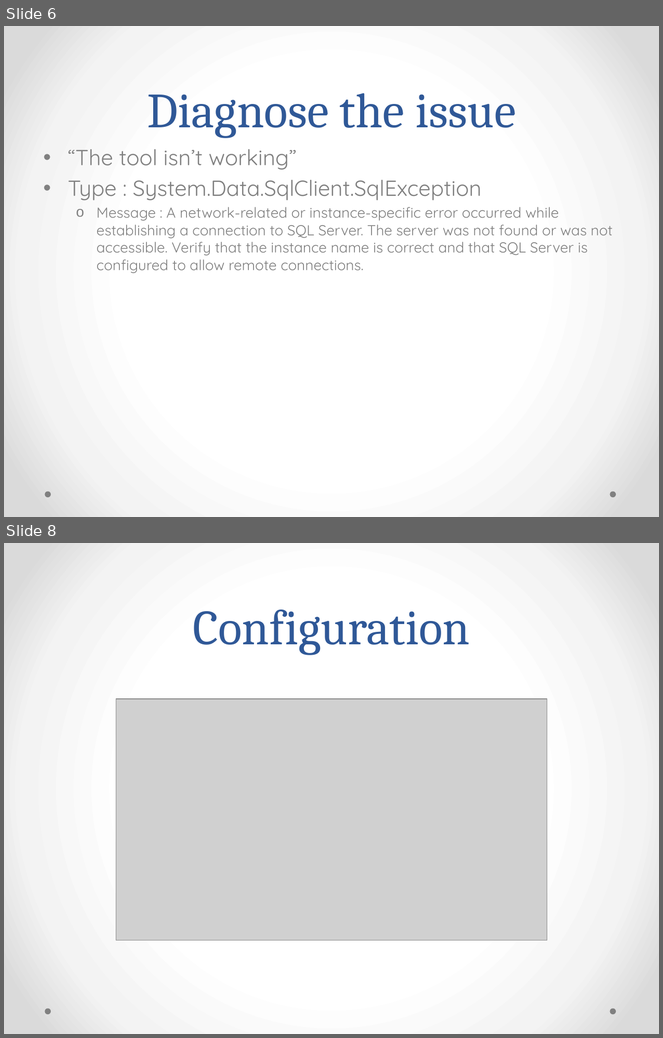
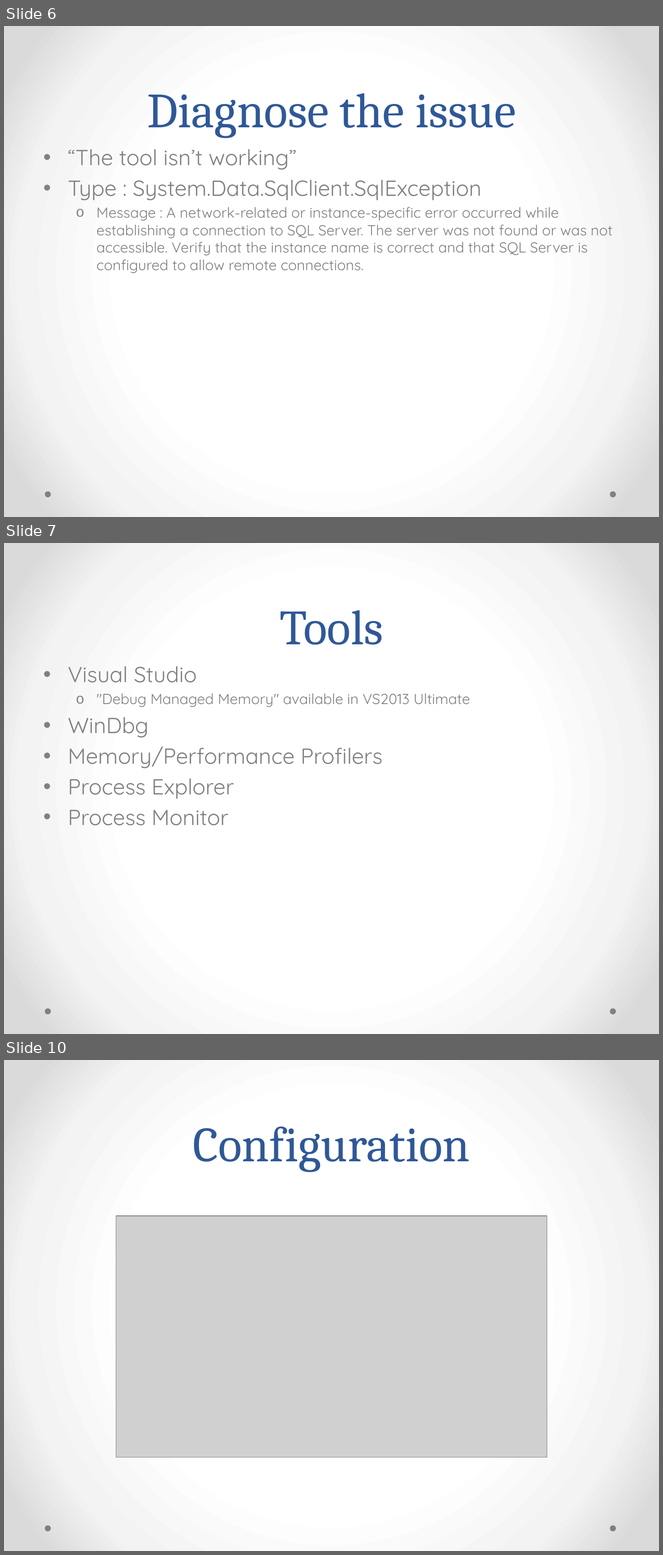
Before and after one commit to RyanHauert/presentations-debugging, a slide deck: Presentation/Production Issues.pptx. Shown one above the other, each under a label of ours: slides 6 and 8 before the commit, slides 6, 7 and 10 after it; the slides between them are not shown. The pictures are 663x1038 and 663x1555 pixels, drawn with LibreOffice and Linux fonts; fonts in the diff are those of the drawing; grey boxes stand for pictures. Boxes give left, top, right and bottom in pixels: in the first picture for what was removed or moved away, otherwise in the second. Text is boxed around its words. In the diff, an @@ line names an element or a change of style, - is before the commit and + after.

```diff
--- a/Presentation/Production Issues.pptx
+++ b/Presentation/Production Issues.pptx
@@ slide 7 added at (4,543,659,1034), background gradient #FFFFFF to #F4F4F4 to #DADADA; not listed: 2 template elements that a slide beside it also shows @@
@@ title added at (280,610,383,645), 54 pt, text #2F5897 @@
+Tools
@@ text added at (68,666,470,826), 24 pt, text #808080 @@
+• Visual Studio
+  o "Debug Managed Memory" available in VS2013 Ultimate
+• WinDbg
+• Memory/Performance Profilers
+• Process Explorer
+• Process Monitor
@@ what was slide 8 is now slide 10 @@
```
Also in this commit, not shown: 3 slides changed, 3 other slides added, 3 other files.
